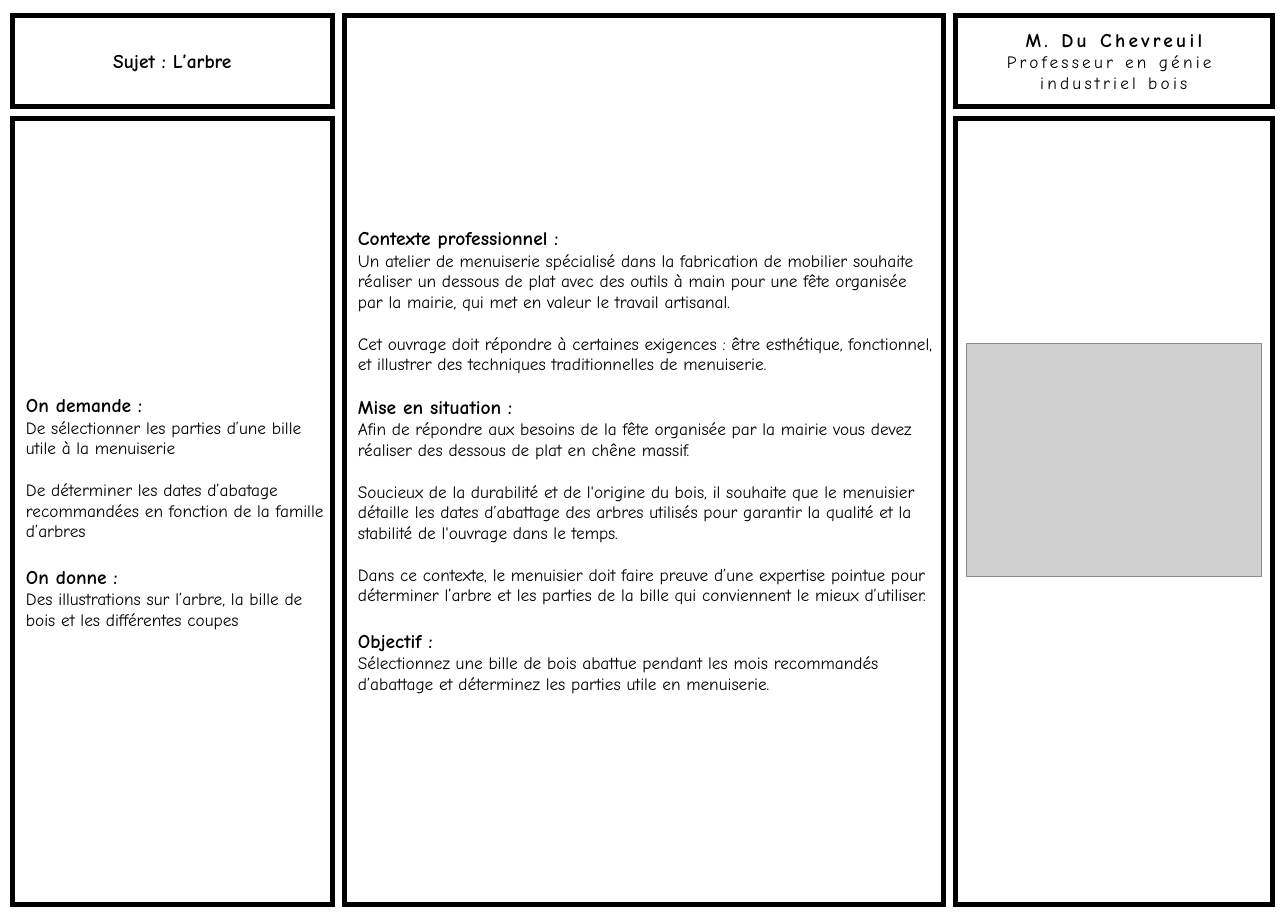
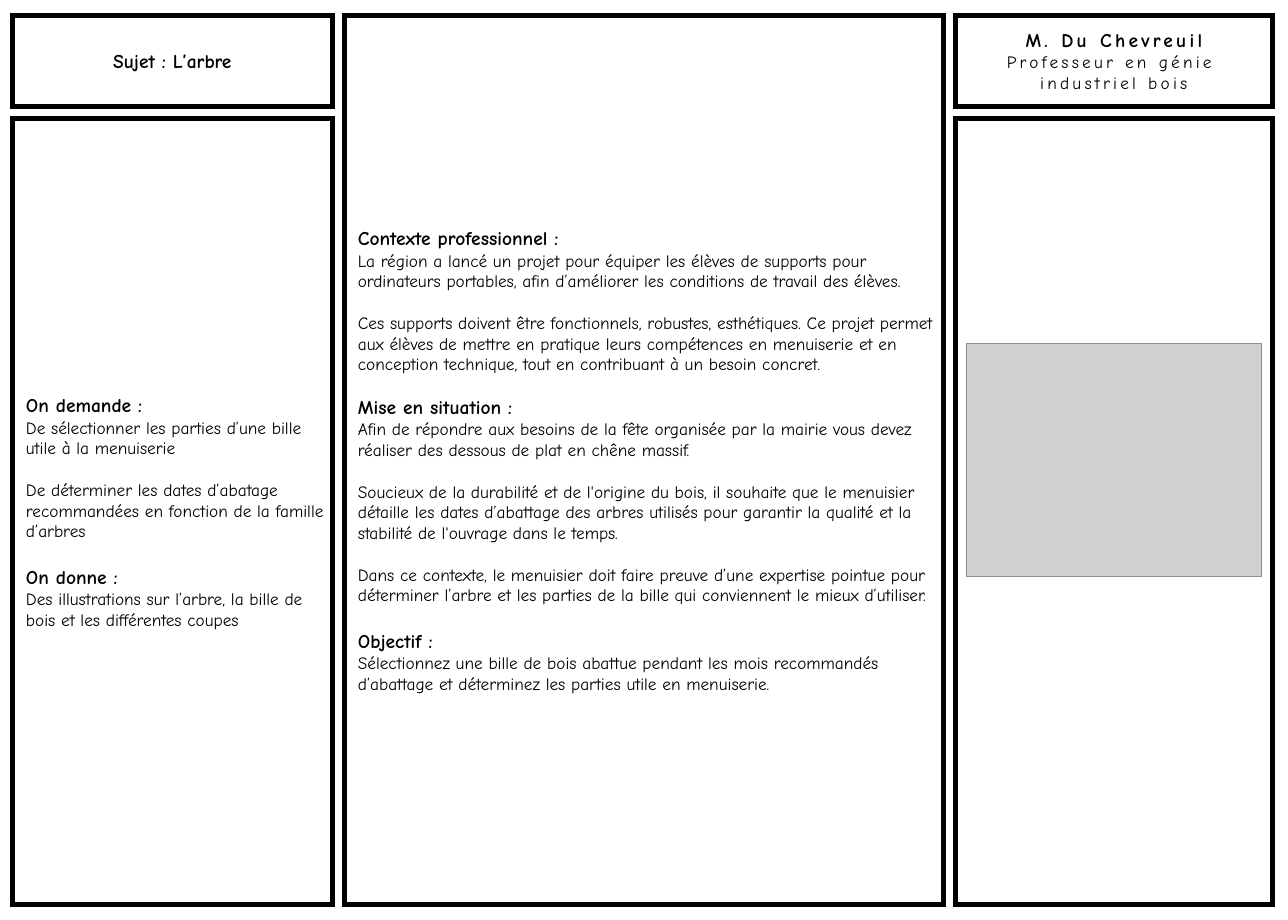
Before and after one commit to kduchevreuil/Cours-Menuiserie, a slide deck: slide 7 of Dossier Support ordi/DOSSIER Support Ordi.pptx (slide 6 before the commit). Drawn at 1288x920 pixels with LibreOffice and Linux fonts; fonts in the diff are those of the drawing; grey boxes stand for pictures. Boxes give left, top, right and bottom in pixels: in the first picture for what was removed or moved away, otherwise in the second. Text is boxed around its words. In the diff, an @@ line names an element or a change of style, - is before the commit and + after.

```diff
--- a/Dossier Support ordi/DOSSIER Support Ordi.pptx
+++ b/Dossier Support ordi/DOSSIER Support Ordi.pptx
@@ text in rectangle at (x1=358, y1=254, x2=933, y2=374): text changed @@
-Un atelier de menuiserie spécialisé dans la fabrication de mobilier souhaite réaliser un dessous de plat avec des outils à main pour une fête organisée par la mairie, qui met en valeur le travail artisanal.
-Cet ouvrage doit répondre à certaines exigences : être esthétique, fonctionnel, et illustrer des techniques traditionnelles de menuiserie.
+La région a lancé un projet pour équiper les élèves de supports pour ordinateurs portables, afin d’améliorer les conditions de travail des élèves.
+Ces supports doivent être fonctionnels, robustes, esthétiques. Ce projet permet aux élèves de mettre en pratique leurs compétences en menuiserie et en conception technique, tout en contribuant à un besoin concret.
```
Also in this commit, not shown: 2 other slides changed, 5 slides added, 1 slide removed, 12 other files.
